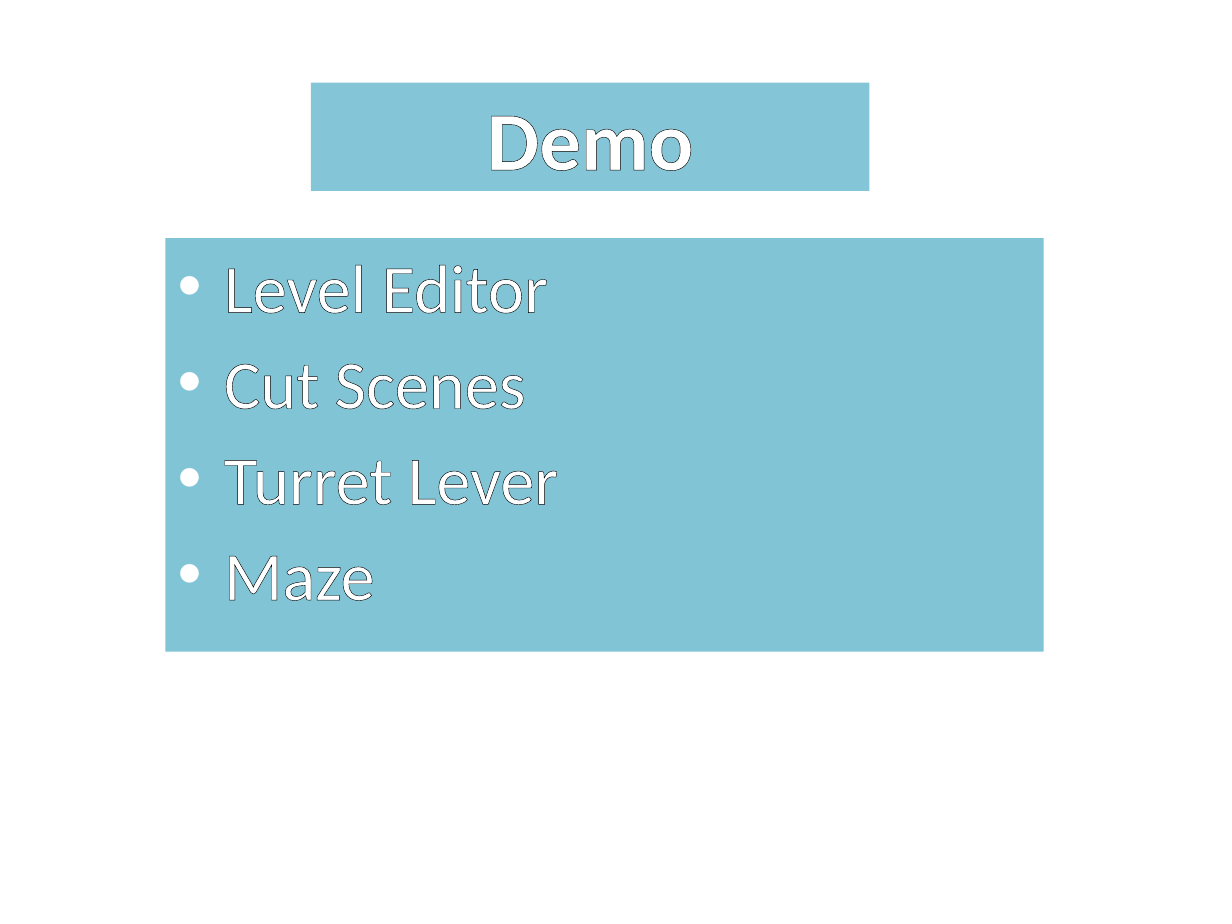
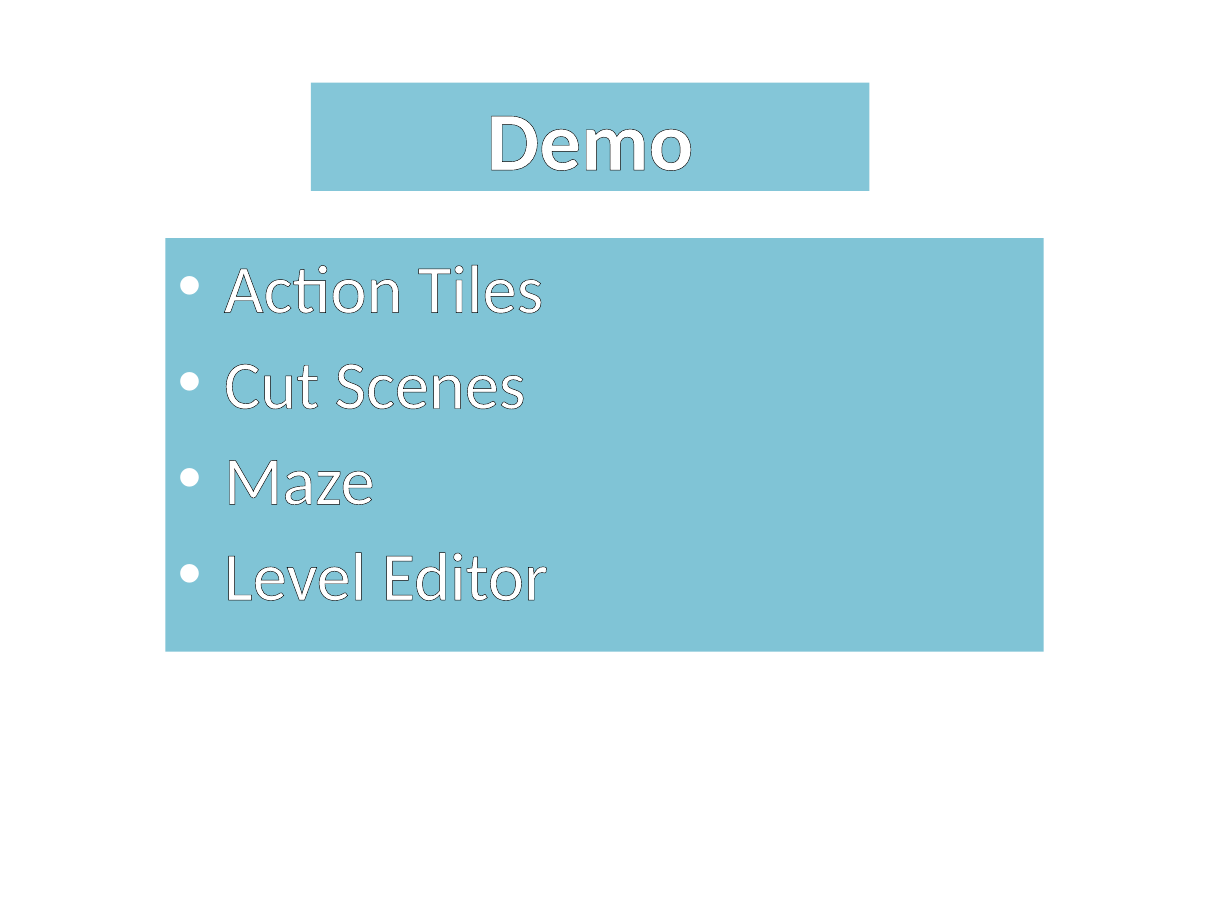
Before and after one commit to elanas/TheCrazySix, a slide deck: slide 6 of docs/Beta.pptx. Drawn at 1232x924 pixels with LibreOffice and Linux fonts; fonts in the diff are those of the drawing; background and template pictures are left out. Boxes give left, top, right and bottom in pixels: in the first picture for what was removed or moved away, otherwise in the second. Text is boxed around its words. In the diff, an @@ line names an element or a change of style, - is before the commit and + after.

Commit message:
updated powerpoint

```diff
--- a/docs/Beta.pptx
+++ b/docs/Beta.pptx
@@ text at (224,265,543,505): paragraphs added @@
+• Action Tiles
+• Cut Scenes
+• Maze
@@ text at (224,364,558,601): paragraphs removed @@
-• Cut Scenes
-• Turret Lever
-• Maze
```
Also in this commit, not shown: 2 other slides changed.
